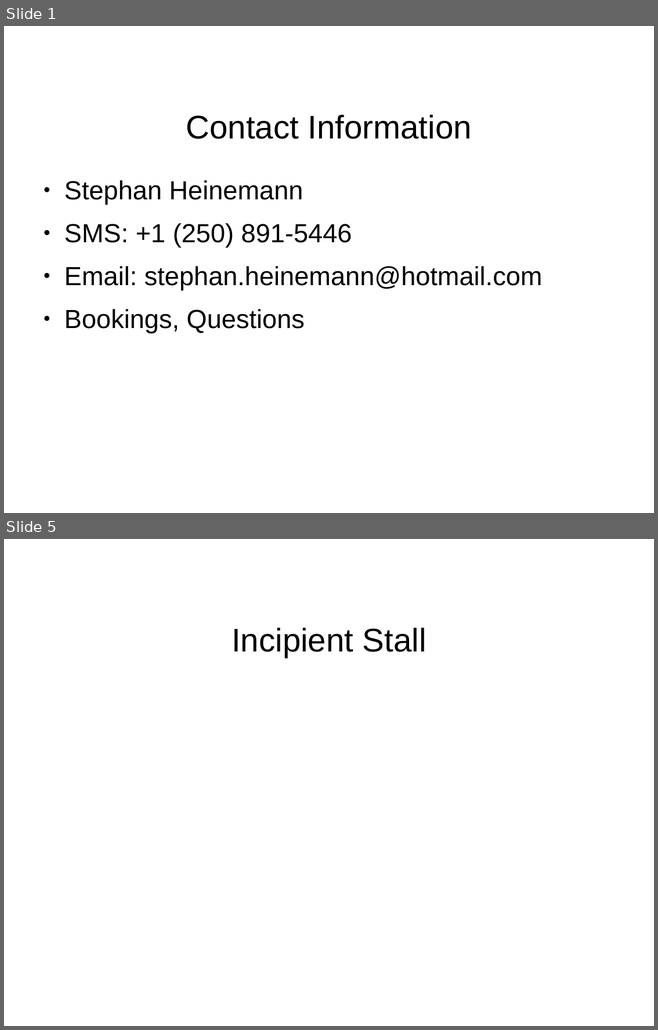
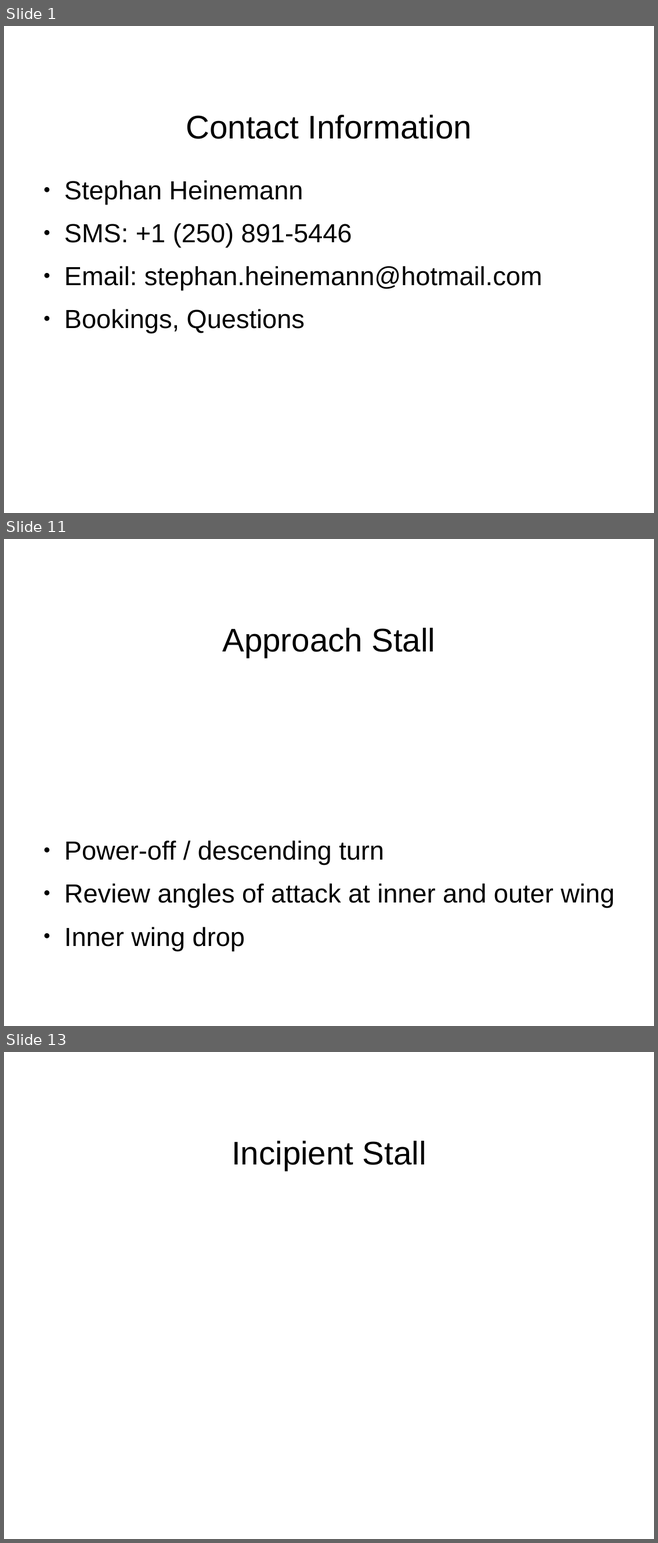
Before and after one commit to stephanheinemann/flight, a slide deck: FI/Stalls/Stalls.odp. Shown one above the other, each under a label of ours: slides 1 and 5 before the commit, slides 1, 11 and 13 after it; the slides between them are not shown. The pictures are 658x1030 and 658x1543 pixels, drawn with LibreOffice and Linux fonts; fonts in the diff are those of the drawing; background and template pictures are left out. Boxes give left, top, right and bottom in pixels: in the first picture for what was removed or moved away, otherwise in the second. Text is boxed around its words. In the diff, an @@ line names an element or a change of style, - is before the commit and + after.

Commit message:
added initial stall presentation

```diff
--- a/FI/Stalls/Stalls.odp
+++ b/FI/Stalls/Stalls.odp
@@ slide 11 added at bbox=[4, 539, 654, 1026], background #FFFFFF @@
@@ title added at bbox=[223, 628, 436, 657], 40 pt, text #000000 @@
+Approach Stall
@@ text added at bbox=[64, 841, 614, 951], 32 pt, text #000000 @@
+● Power-off / descending turn
+● Review angles of attack at inner and outer wing
+● Inner wing drop
@@ what was slide 5 is now slide 13 @@
```
Also in this commit, not shown: 3 slides changed, 8 other slides added, 1 slide removed, 2 other files.
